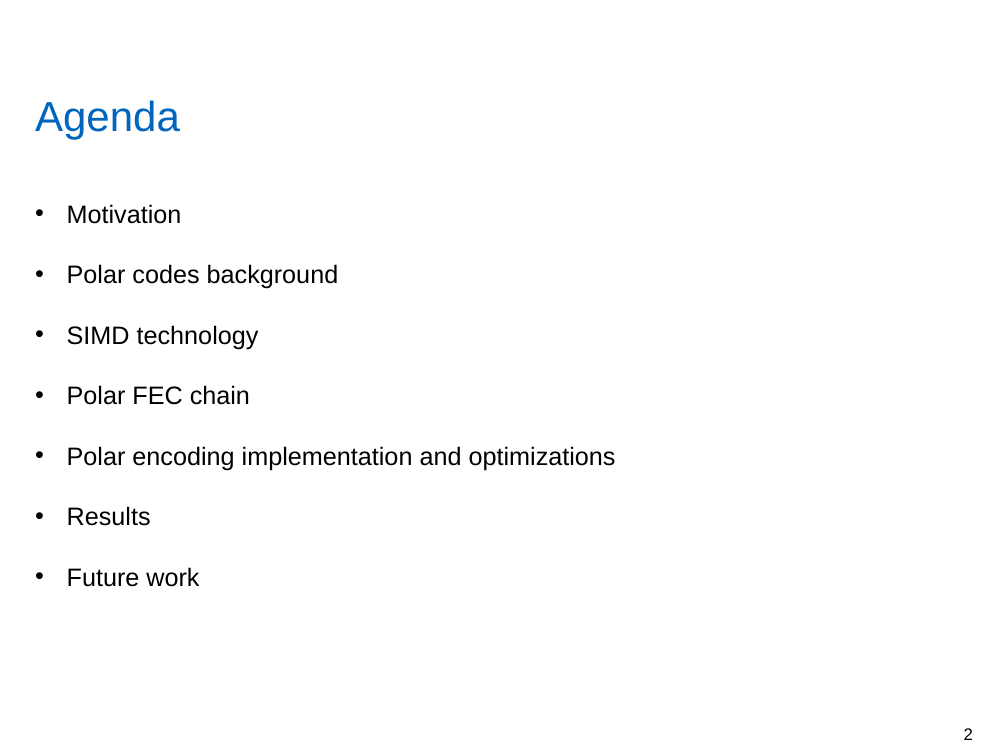
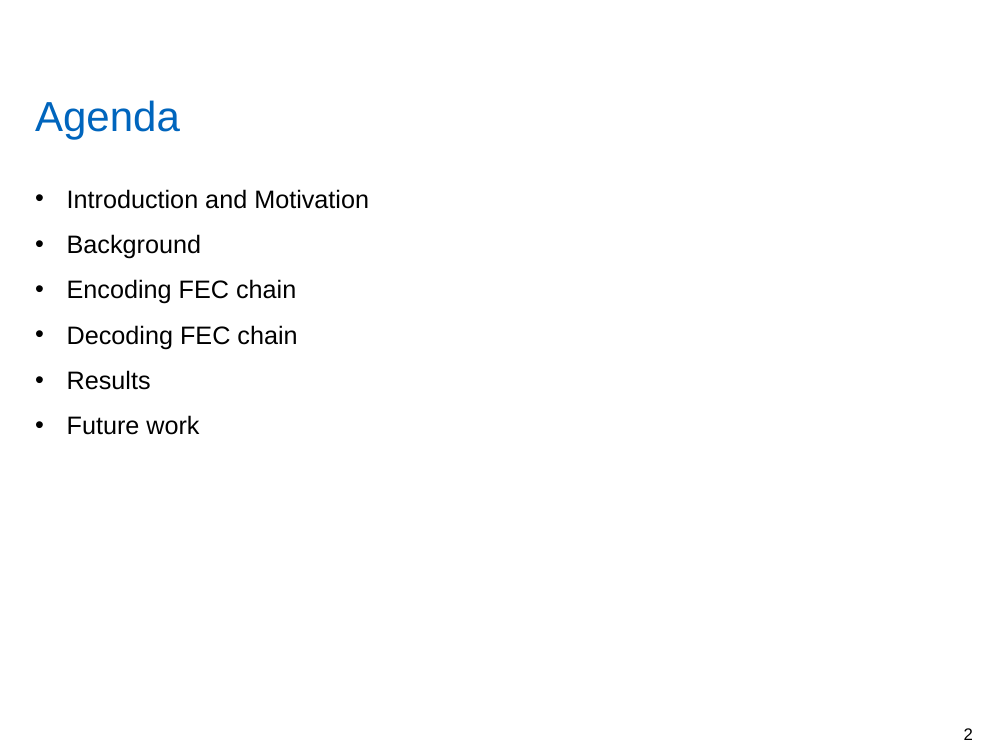
Before and after one commit to yadhu1961/thesis_5GPolorCodes, a slide deck: slide 2 of final_presentation/finalPpt.pptx. Drawn at 1008x756 pixels with LibreOffice and Linux fonts; fonts in the diff are those of the drawing; background and template pictures are left out. Boxes give left, top, right and bottom in pixels: in the first picture for what was removed or moved away, otherwise in the second. Text is boxed around its words. In the diff, an @@ line names an element or a change of style, - is before the commit and + after.

```diff
--- a/final_presentation/finalPpt.pptx
+++ b/final_presentation/finalPpt.pptx
@@ text at [67,189,369,349]: text changed @@
-• Motivation
-• Polar codes background
-• SIMD technology
-• Polar FEC chain
-• Polar encoding implementation and optimizations
+• Introduction and Motivation
+• Background
+• Encoding FEC chain
+• Decoding FEC chain
@@ text at [67,370,199,435]: line spacing 2 to 1.5 @@
```
Also in this commit, not shown: 3 other slides changed, 2 slides added.
